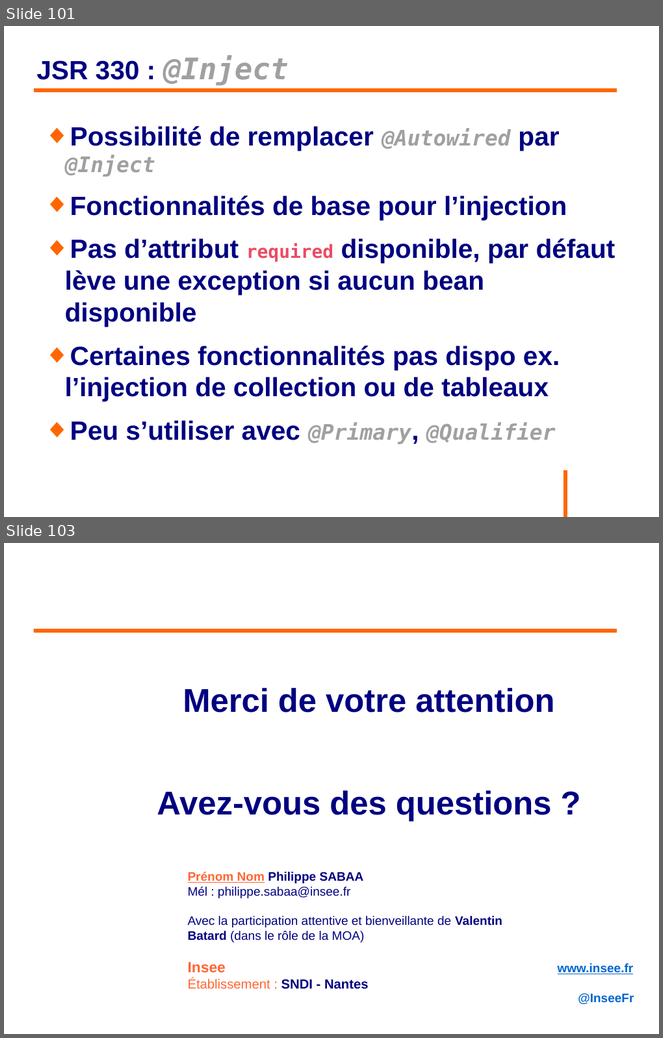
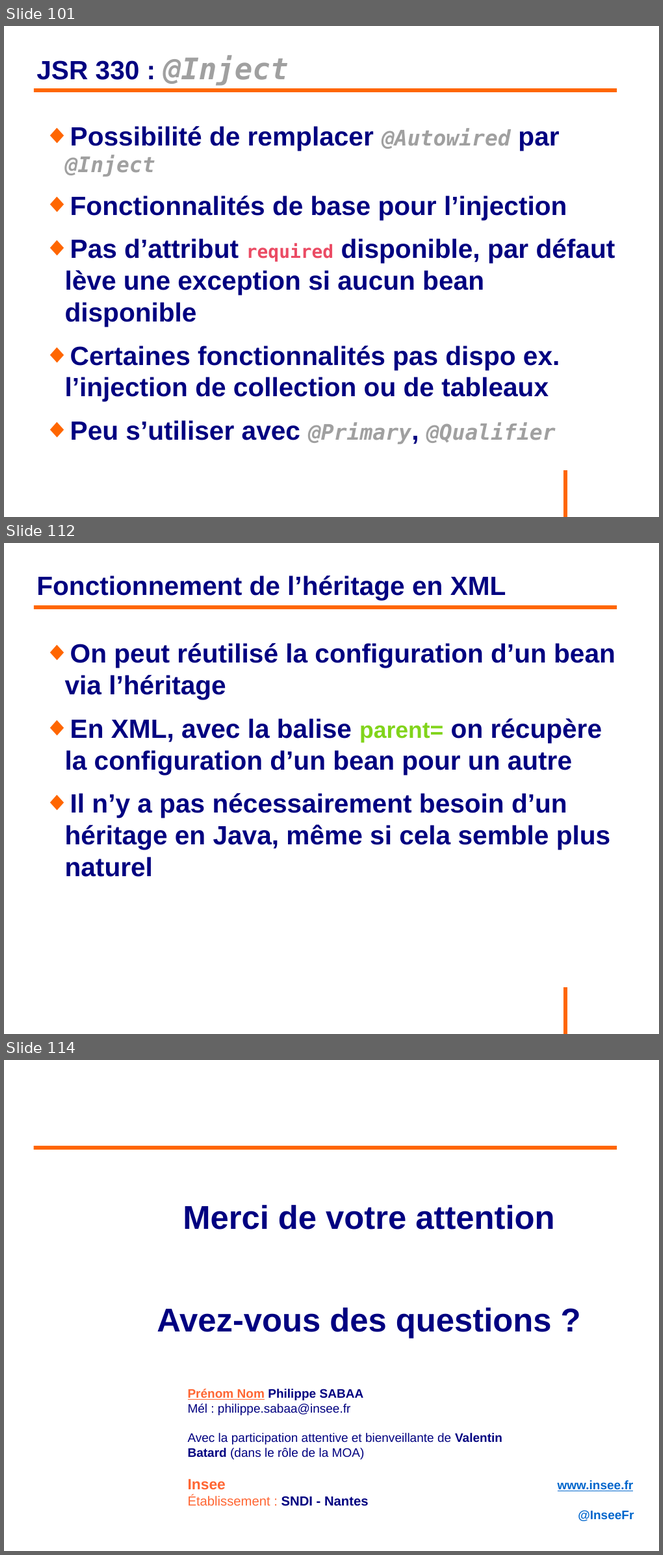
Before and after one commit to philphils/formation-spring, a slide deck: Documentation/diapo_formation_spring.odp. Shown one above the other, each under a label of ours: slides 101 and 103 before the commit, slides 101, 112 and 114 after it; the slides between them are not shown. The pictures are 663x1038 and 663x1555 pixels, drawn with LibreOffice and Linux fonts; fonts in the diff are those of the drawing; background and template pictures are left out. Boxes give left, top, right and bottom in pixels: in the first picture for what was removed or moved away, otherwise in the second. Text is boxed around its words. In the diff, an @@ line names an element or a change of style, - is before the commit and + after.

```diff
--- a/Documentation/diapo_formation_spring.odp
+++ b/Documentation/diapo_formation_spring.odp
@@ slide 112 added at [4,543,659,1034], background #FFFFFF; not listed: 1 template element that a slide beside it also shows @@
@@ title added at [36,575,506,600], 32 pt, text #000080, bold @@
+Fonctionnement de l’héritage en XML
@@ line added from (34, 607) to (618, 607), #FF6600 4.54 pt @@
@@ text added at [65,643,616,877], 32 pt, text #000080, bold @@
+◆ On peut réutilisé la configuration d’un bean via l’héritage
+◆ En XML, avec la balise parent= on récupère la configuration d’un bean pour un autre
+◆ Il n’y a pas nécessairement besoin d’un héritage en Java, même si cela semble plus naturel
@@ what was slide 103 is now slide 114 @@
```
Also in this commit, not shown: 2 slides changed, 10 other slides added.
